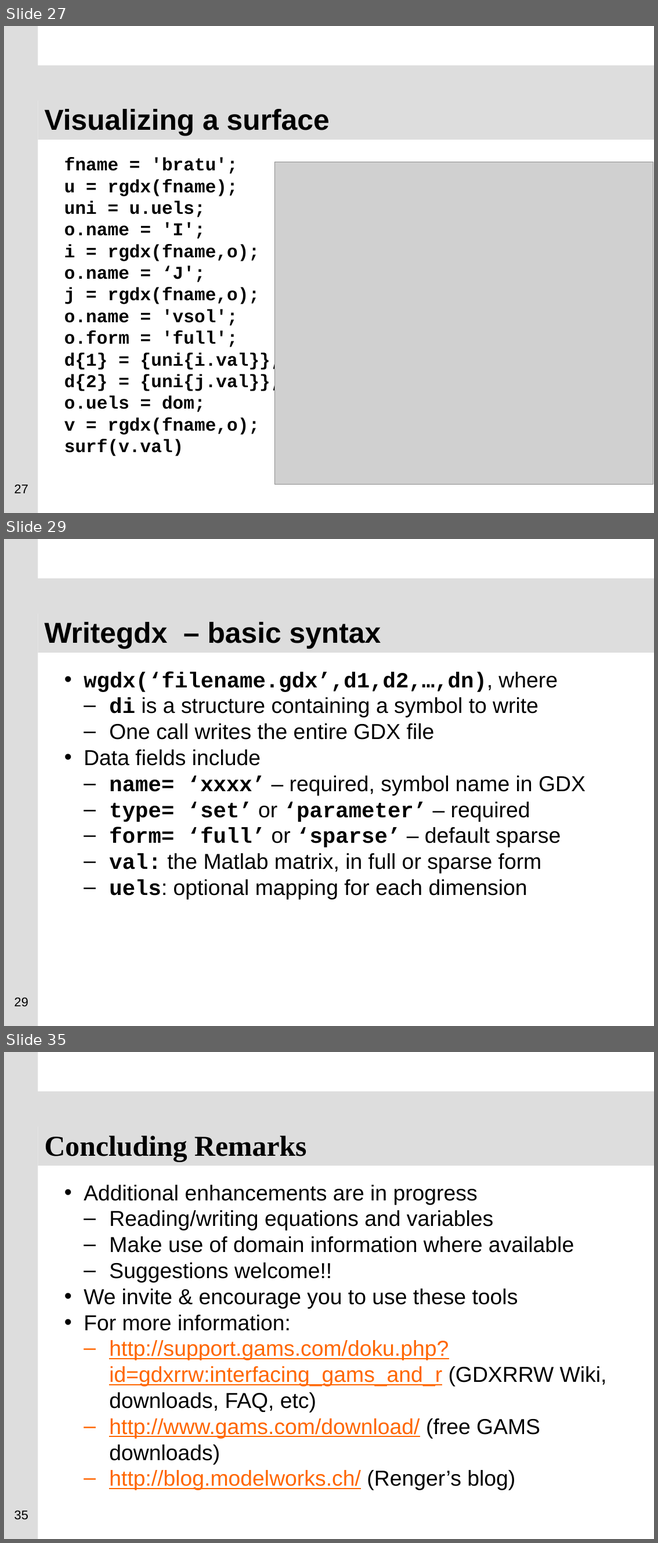
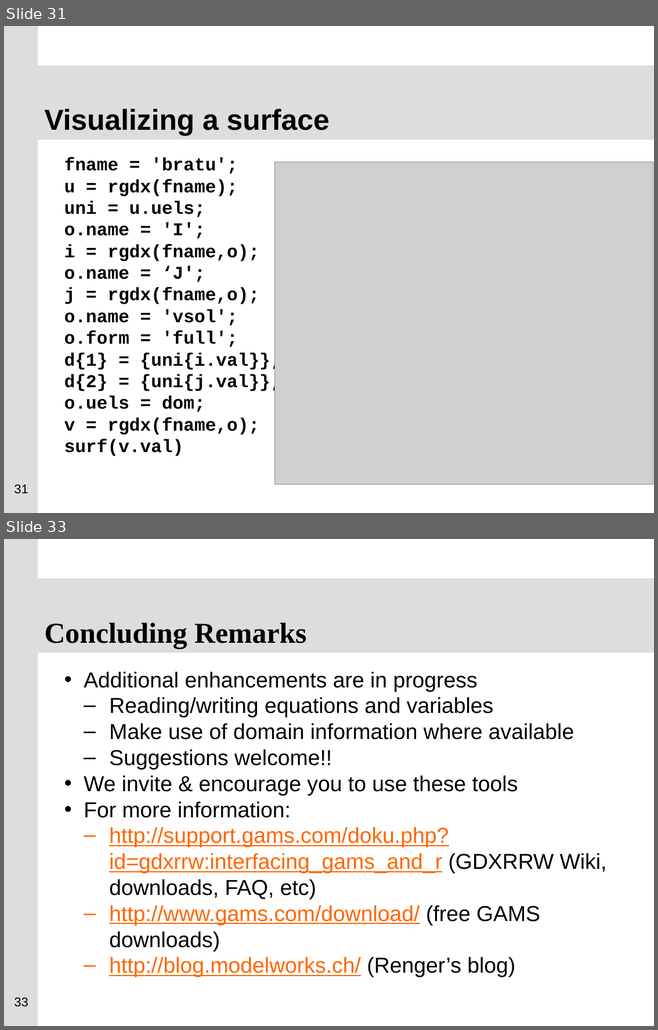
Before and after one commit to GAMS-dev/gdxrrw, a slide deck: sandbox/ISMP_Berlin_2012_GDXRRW.pptx. Shown one above the other, each under a label of ours: slides 27, 29 and 35 before the commit, slides 31 and 33 after it; the slides between them are not shown. The pictures are 658x1543 and 658x1030 pixels, drawn with LibreOffice and Linux fonts; fonts in the diff are those of the drawing; grey boxes stand for pictures; background and template pictures are left out. Boxes give left, top, right and bottom in pixels: in the first picture for what was removed or moved away, otherwise in the second. Text is boxed around its words. In the diff, an @@ line names an element or a change of style, - is before the commit and + after.

```diff
--- a/sandbox/ISMP_Berlin_2012_GDXRRW.pptx
+++ b/sandbox/ISMP_Berlin_2012_GDXRRW.pptx
@@ slide 29 removed at (4,539,654,1026), background #FFFFFF; not listed: 2 template elements that a slide beside it also shows @@
@@ title removed at (38,610,654,653) @@
-Writegdx – basic syntax
@@ text removed at (83,672,585,900) @@
-• wgdx(‘filename.gdx’,d1,d2,…,dn), where
-  – di is a structure containing a symbol to write
-  – One call writes the entire GDX file
-• Data fields include
-  – name= ‘xxxx’ – required, symbol name in GDX
-  – type= ‘set’ or ‘parameter’ – required
-  – form= ‘full’ or ‘sparse’ – default sparse
-  – val: the Matlab matrix, in full or sparse form
-  – uels: optional mapping for each dimension
@@ page number removed at (14,997,28,1007) @@
-29
@@ what was slide 27 is now slide 31 @@
@@ page number at (14,484,28,494): text changed @@
-27
+31
@@ what was slide 35 is now slide 33 @@
@@ page number at (14,997,28,1007): text changed @@
-35
+33
```
Also in this commit, not shown: 3 slides changed, 5 slides added, 6 other slides removed.
